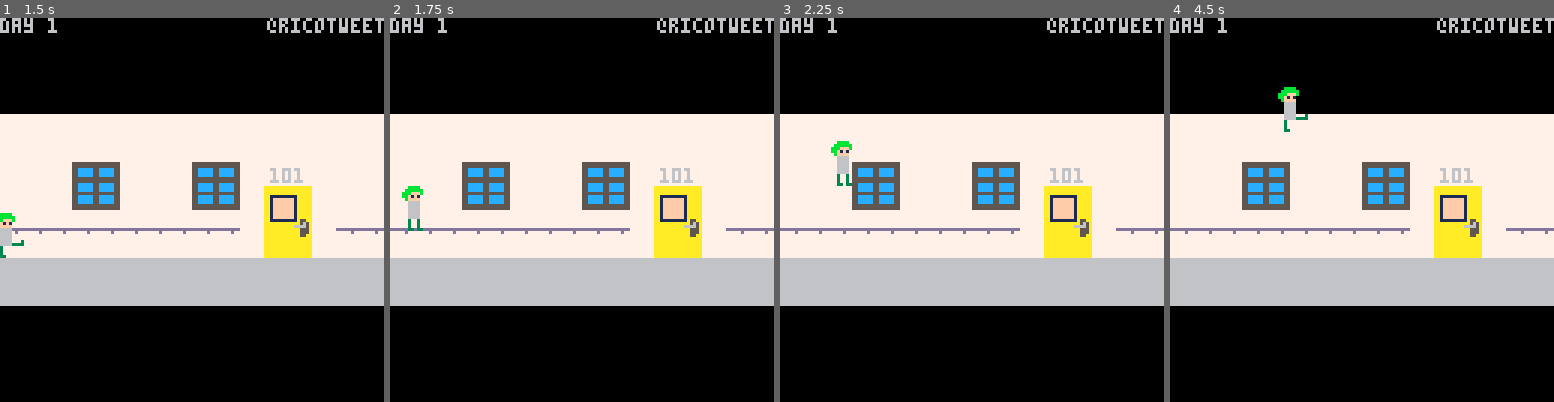
Above: before the commit, frames 1-4 (left to right).
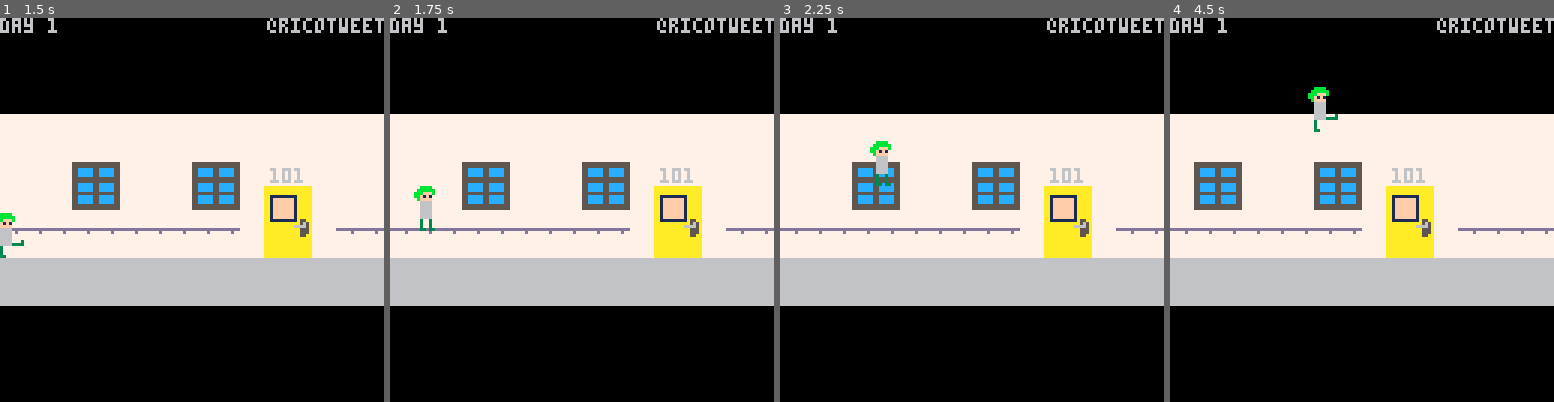
Above: after the commit, the same moments.

Repository: RicoP/dailylife
Game: PICO-8 cartridge dl.p8
Two runs of this game, one before a commit and one after it. Both use one fixed random seed, a clock stepped at 60 frames per second and the inputs below.
Inputs:
- Up to frame 1 (1.5 s): tap X (X key) at 0.33, 1.07 s; tap O (Z key) at 0.7 s
- Up to frame 2 (1.75 s): hold Right from 1.6 s (still down); tap O (Z key) at 1.7 s
- Up to frame 3 (2.25 s): tap X (X key) at 1.85 s; release Right at 2.1 s; tap O (Z key) at 2.1 s; hold Up from 2.15 s (still down)
- Up to frame 4 (4.5 s): release Up at 2.42 s; hold Right 2.47-3.03 s; tap O (Z key) every 0.4 s from 2.5 to 4.1 s; tap X (X key) at 2.97, 4.08 s; hold Left 3.08-3.58 s; hold Down 3.63-3.97 s; hold Right from 4.02 s (still down)

Frame 1 is identical in both runs. In frame 2, 0.7% of the frame differs, in the area x 3-12%, y 43-56%; in frame 3, 0.8%; in frame 4, 12%, in the area x 6-88%, y 17-63%.

Commit message:
constant speed

Diff:
--- a/dl.p8
+++ b/dl.p8
@@ -220,7 +220,7 @@
 	end
 
  function player_logic(p)
-  local speed = btn(❎) and 2 or 1
+  local speed = 2
 
   p.velx = 0
   if(btn(⬅️)) then
